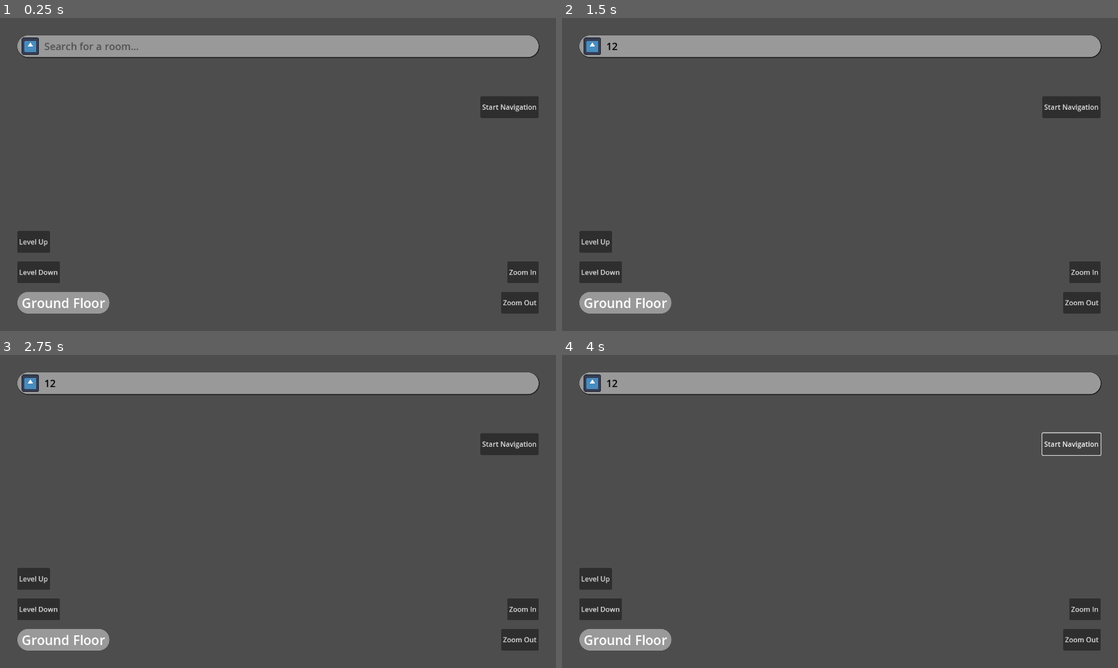
Above: before the commit, frames 1-4 (two rows, left to right).
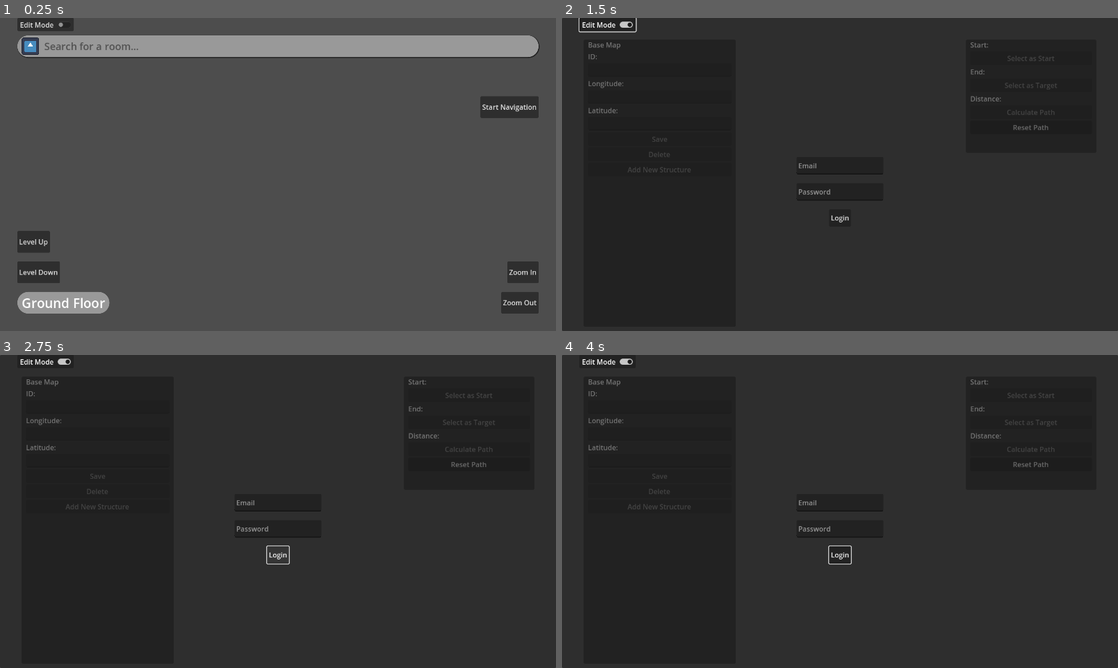
Above: after the commit, the same moments.

Repository: NotYetTerminal/Interactive-Map-SETU-Carlow
Game: Godot game, scene res://root.tscn
Two runs of this game, one before a commit and one after it. Both use one fixed random seed, a clock stepped at 60 frames per second and the inputs below. The engine's default icon, where the game draws it, is replaced by a stand-in: a white triangle on a blue panel in a dark square.
Inputs (mouse positions are in pixels of both pictures, inside the frame that each line leads up to):
- Up to frame 1 (0.25 s): no input
- Up to frame 2 (1.5 s): click (851, 46) at 0.52 s; type "12" at 0.6 s; click (606, 24) at 1.25 s, where only the run after the commit has a clickable "Edit Mode"
- Up to frame 3 (2.75 s): click (278, 555) at 2 s, where only the run after the commit has a clickable "Login"
- Up to frame 4 (4 s): click (1073, 442) at 2.75 s, where only the run before the commit has a clickable "Start Navigation"; click (1073, 442) at 3.5 s, where only the run before the commit has a clickable "Start Navigation"

The runs differ from the first frame. In frame 1, 0.4% of the frame differs, in the area x 3-14%, y 0-5%; in frame 2, 97%; in frame 3, 97%; in frame 4, 97%, in the area x 0-100%, y 0-100%.
Error in both runs: Out of bounds get index '0' (on base: 'Array') (res://managers/structure_spawner.gd:32)

Commit message:
Enable admin UI login

Diff:
--- a/interactive-map-of-setu-carlow/firebase/firebase_connector.gd
+++ b/interactive-map-of-setu-carlow/firebase/firebase_connector.gd
@@ -1,5 +1,8 @@
 extends Node
 class_name FirebaseConnector
+
+signal map_data_loaded
+signal admin_logged_in
 
 # Used for distinguishing different collection types
 enum Structures { Base_Map, BuildingStruct, RoomStruct, WaypointStruct }
@@ -12,8 +15,6 @@
 const BUILDINGS_COLLECTION: String = 'Buildings'
 const ROOMS_COLLECTION: String = 'Rooms'
 const WAYPOINTS_COLLECTION: String = 'Waypoints'
-
-signal map_data_loaded
 
 var auth_file_loaded: bool
 
@@ -28,6 +29,8 @@
 	Globals.firebaseConnector = self
 	Globals.load_offline_data()
 
+	delete_auth_file()
+
 	# If auth file is saved, then use that
 	auth_file_loaded =  Firebase.Auth.check_auth_file()
 
@@ -39,12 +42,10 @@
 	query_data()
 
 # Run on successful login
-func _on_FirebaseAuth_login_succeeded(auth: Dictionary) -> void:
+func _on_FirebaseAuth_login_succeeded(_auth: Dictionary) -> void:
 	print("Logged in")
-	if not auth_file_loaded:
-		print("Auth saved 2")
-		var _success: bool =  Firebase.Auth.save_auth(auth)
-	query_data()
+	admin_logged_in.emit()
+	#query_data()
 
 # code either float or String
 func _on_FirebaseAuth_signup_failed(code: Variant, message: String) -> void:
@@ -74,16 +75,20 @@
 		# No Auth file
 		elif result_code == 33:
 			print("Logging in")
-			#Firebase.Auth.login_with_email_and_password("testing@setu.ie", "testing")
 			Firebase.Auth.login_anonymous()
 	elif typeof(result_code) == TYPE_STRING and result_code == "Connection error":
 		pass
 	else:
 		print("Error: " + str(result_code))
 
+
 func delete_auth_file() -> void:
 	print("Deleted auth file")
 	Firebase.Auth.remove_auth()
+
+
+func login_with_credentials(email: String, password: String) -> void:
+	Firebase.Auth.login_with_email_and_password(email, password)
 
 # Query the map data down from Firebase to sync with local saved data.
 func query_data() -> void:
--- a/interactive-map-of-setu-carlow/managers/pathfinder.gd
+++ b/interactive-map-of-setu-carlow/managers/pathfinder.gd
@@ -19,7 +19,7 @@
 	var _erased: bool = _all_waypoints.erase(waypoint_id)
 
 # Changes edit mode for waypoints
-func _on_ui_root_edit_mode_toggled() -> void:
+func _on_admin_check_button_edit_mode_toggled() -> void:
 	for waypoint: Waypoint in _all_waypoints.values():
 		waypoint.check_toggle()
 
--- a/interactive-map-of-setu-carlow/root.tscn
+++ b/interactive-map-of-setu-carlow/root.tscn
@@ -12,6 +12,7 @@
 [ext_resource type="PackedScene" uid="uid://mdi8cgpboqxi" path="res://structures/waypoint.tscn" id="8_ty4b8"]
 [ext_resource type="PackedScene" uid="uid://c8wl51gue5ps3" path="res://ui/ui_root.tscn" id="11_1ljdu"]
 [ext_resource type="PackedScene" uid="uid://bw4ru2pi3ea3r" path="res://ui/user_ui_root.tscn" id="12_hgjqa"]
+[ext_resource type="Script" path="res://ui/admin_check_button.gd" id="13_uu365"]
 
 [sub_resource type="Environment" id="Environment_knlak"]
 background_color = Color(0.537011, 0.537011, 0.537011, 1)
@@ -50,13 +51,31 @@
 
 [node name="UserUIRoot" parent="." instance=ExtResource("12_hgjqa")]
 
+[node name="Panel" type="Panel" parent="."]
+offset_left = 40.0
+offset_right = 170.0
+offset_bottom = 30.0
+
+[node name="AdminCheckButton" type="CheckButton" parent="Panel"]
+layout_mode = 1
+anchors_preset = 15
+anchor_right = 1.0
+anchor_bottom = 1.0
+grow_horizontal = 2
+grow_vertical = 2
+text = "Edit Mode"
+script = ExtResource("13_uu365")
+
+[connection signal="admin_logged_in" from="FirebaseConnector" to="UIRoot" method="_on_firebase_connector_admin_logged_in"]
 [connection signal="map_data_loaded" from="FirebaseConnector" to="StructureSpawner" method="_on_firebase_connector_map_data_loaded"]
 [connection signal="all_structures_done" from="StructureSpawner" to="Pathfinder" method="_on_structure_spawner_all_structures_done"]
 [connection signal="select_spawned_structure" from="StructureSpawner" to="UIRoot" method="_on_structure_spawner_select_spawned_structure"]
 [connection signal="select_structure" from="Camera3D" to="UIRoot" method="_on_camera_3d_select_structure"]
 [connection signal="select_structure" from="Camera3D" to="UserUIRoot" method="_on_camera_3d_select_structure"]
-[connection signal="edit_mode_toggled" from="UIRoot" to="Pathfinder" method="_on_ui_root_edit_mode_toggled"]
 [connection signal="spawn_specific_structure" from="UIRoot" to="StructureSpawner" method="_on_ui_root_spawn_specific_structure"]
 [connection signal="start_navigation" from="UserUIRoot" to="Pathfinder" method="_on_user_ui_root_start_navigation"]
 [connection signal="zoom_in_button" from="UserUIRoot" to="Camera3D" method="_on_user_ui_root_zoom_in_button"]
 [connection signal="zoom_out_button" from="UserUIRoot" to="Camera3D" method="_on_user_ui_root_zoom_out_button"]
+[connection signal="edit_mode_toggled" from="Panel/AdminCheckButton" to="Pathfinder" method="_on_admin_check_button_edit_mode_toggled"]
+[connection signal="edit_mode_toggled" from="Panel/AdminCheckButton" to="UIRoot" method="_on_admin_check_button_edit_mode_toggled"]
+[connection signal="edit_mode_toggled" from="Panel/AdminCheckButton" to="UserUIRoot" method="_on_admin_check_button_edit_mode_toggled"]
--- /dev/null
+++ b/interactive-map-of-setu-carlow/ui/admin_check_button.gd
@@ -0,0 +1,11 @@
+extends CheckButton
+
+signal edit_mode_toggled
+
+@onready var admin_ui_root: Control = $"../../UIRoot"
+@onready var user_ui_root: Control = $"../../UserUIRoot"
+
+# Toggle into admin mode
+func _toggled(toggled_on: bool) -> void:
+	Globals.edit_mode = toggled_on
+	edit_mode_toggled.emit()
--- a/interactive-map-of-setu-carlow/ui/ui_root.gd
+++ b/interactive-map-of-setu-carlow/ui/ui_root.gd
@@ -1,6 +1,5 @@
 extends Control
 
-signal edit_mode_toggled
 signal spawn_specific_structure(parent: Structure, structure_type: Structures)
 
 # Used for distinguishing different structure types
@@ -58,17 +57,13 @@
 @onready var input_message_panel: Panel = $InputMessagePanel
 @onready var input_message_label: Label = $InputMessagePanel/Panel/VBoxContainer/InputMessageLabel
 
+@onready var login_panel: Panel = $LoginPanel
+@onready var email_line_edit: LineEdit = $LoginPanel/EmailLineEdit
+@onready var password_line_edit: LineEdit = $LoginPanel/PasswordLineEdit
+
 var selected_structure: Structure
 var starting_waypoint: Waypoint
 var end_waypoint: Waypoint
-
-# TODO add proper authentication
-# Edit mode toggled
-func _on_check_button_toggled(toggled_on: bool) -> void:
-	Globals.edit_mode = toggled_on
-	edit_mode_toggled.emit()
-	change_text_edits()
-	check_save_and_delete_buttons()
 
 # Enable or disable buttons
 func check_save_and_delete_buttons() -> void:
@@ -406,3 +401,17 @@
 
 func _on_close_button_pressed() -> void:
 	input_message_panel.visible = false
+
+# Activate Admin
+func _on_admin_check_button_edit_mode_toggled() -> void:
+	visible = Globals.edit_mode
+	change_text_edits()
+	check_save_and_delete_buttons()
+
+
+func _on_login_button_button_down() -> void:
+	Globals.firebaseConnector.login_with_credentials(email_line_edit.text, password_line_edit.text)
+
+
+func _on_firebase_connector_admin_logged_in() -> void:
+	login_panel.visible = false
--- a/interactive-map-of-setu-carlow/ui/ui_root.tscn
+++ b/interactive-map-of-setu-carlow/ui/ui_root.tscn
@@ -38,10 +38,6 @@
 grow_horizontal = 2
 grow_vertical = 2
 
-[node name="CheckButton" type="CheckButton" parent="PathfindingPanel/VBoxContainer"]
-layout_mode = 2
-text = "Edit Mode"
-
 [node name="StartWaypointLabel" type="Label" parent="PathfindingPanel/VBoxContainer"]
 layout_mode = 2
 text = "Start: "
@@ -430,7 +426,61 @@
 layout_mode = 2
 text = "Close"
 
-[connection signal="toggled" from="PathfindingPanel/VBoxContainer/CheckButton" to="." method="_on_check_button_toggled"]
+[node name="LoginPanel" type="Panel" parent="."]
+layout_mode = 1
+anchors_preset = 15
+anchor_right = 1.0
+anchor_bottom = 1.0
+grow_horizontal = 2
+grow_vertical = 2
+
+[node name="EmailLineEdit" type="LineEdit" parent="LoginPanel"]
+layout_mode = 1
+anchors_preset = 8
+anchor_left = 0.5
+anchor_top = 0.5
+anchor_right = 0.5
+anchor_bottom = 0.5
+offset_left = -100.0
+offset_top = -40.0
+offset_right = 100.0
+grow_horizontal = 2
+grow_vertical = 2
+placeholder_text = "Email"
+caret_blink = true
+
+[node name="PasswordLineEdit" type="LineEdit" parent="LoginPanel"]
+layout_mode = 1
+anchors_preset = 8
+anchor_left = 0.5
+anchor_top = 0.5
+anchor_right = 0.5
+anchor_bottom = 0.5
+offset_left = -100.0
+offset_top = 20.0
+offset_right = 100.0
+offset_bottom = 60.0
+grow_horizontal = 2
+grow_vertical = 2
+placeholder_text = "Password"
+caret_blink = true
+secret = true
+
+[node name="LoginButton" type="Button" parent="LoginPanel"]
+layout_mode = 1
+anchors_preset = 8
+anchor_left = 0.5
+anchor_top = 0.5
+anchor_right = 0.5
+anchor_bottom = 0.5
+offset_left = -25.0
+offset_top = 80.0
+offset_right = 25.0
+offset_bottom = 120.0
+grow_horizontal = 2
+grow_vertical = 2
+text = "Login"
+
 [connection signal="pressed" from="PathfindingPanel/VBoxContainer/StartButton" to="." method="_on_start_button_pressed"]
 [connection signal="pressed" from="PathfindingPanel/VBoxContainer/TargetButton" to="." method="_on_target_button_pressed"]
 [connection signal="pressed" from="PathfindingPanel/VBoxContainer/PathfindingButton" to="." method="_on_pathfinding_button_pressed"]
@@ -445,3 +495,4 @@
 [connection signal="pressed" from="AddStructurePanel/Panel/VBoxContainer/WaypointButton" to="." method="_on_waypoint_button_pressed"]
 [connection signal="pressed" from="AddStructurePanel/Panel/VBoxContainer/AddStructureCancelButton" to="." method="_on_add_structure_cancel_button_pressed"]
 [connection signal="pressed" from="InputMessagePanel/Panel/VBoxContainer/CloseButton" to="." method="_on_close_button_pressed"]
+[connection signal="button_down" from="LoginPanel/LoginButton" to="." method="_on_login_button_button_down"]
--- a/interactive-map-of-setu-carlow/ui/user_ui_root.gd
+++ b/interactive-map-of-setu-carlow/ui/user_ui_root.gd
@@ -91,3 +91,7 @@
 	if current_selected_structure != null:
 		to_structure = current_selected_structure
 		_set_to_structure.emit(to_structure)
+
+
+func _on_admin_check_button_edit_mode_toggled() -> void:
+	visible = not Globals.edit_mode
Not shown: 1 places in interactive-map-of-setu-carlow/root.tscn that only renumber resources
